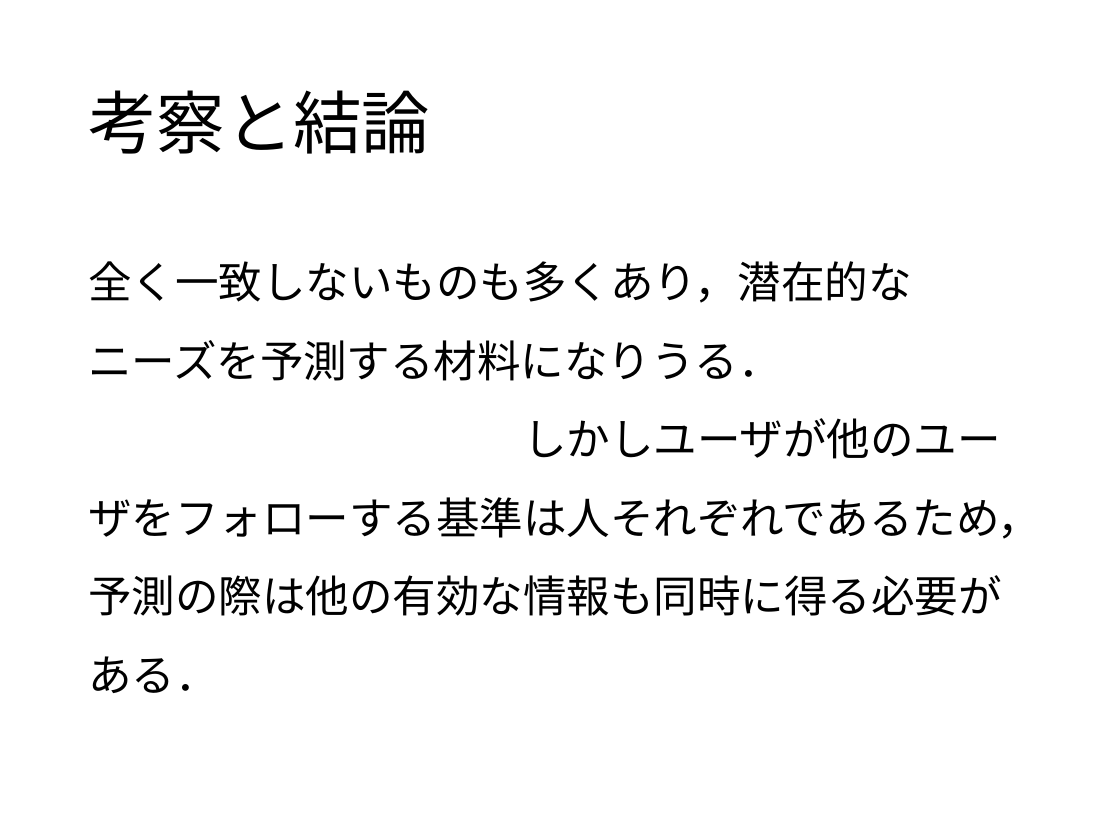
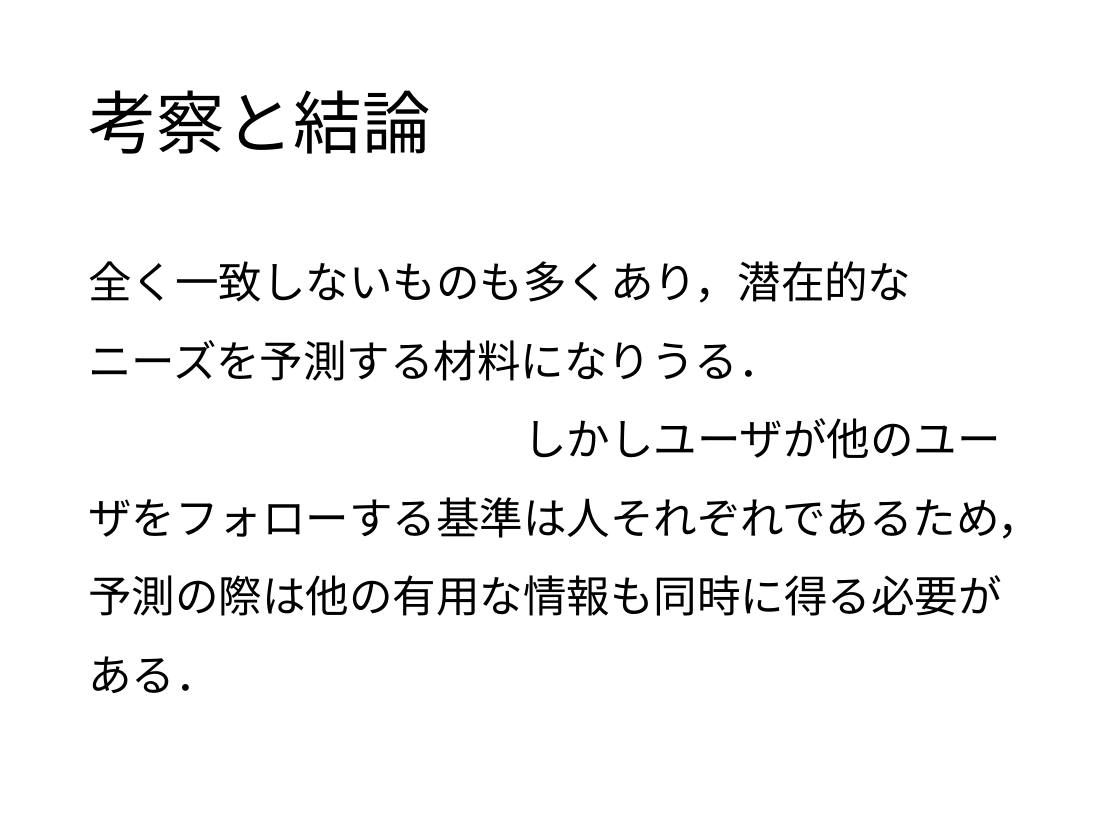
Before and after one commit to keimatsui/kadai, a slide deck: slide 20 of 卒業論文/2014/吉野聡志/最終発表スライド.pptx. Drawn at 1120x840 pixels with LibreOffice and Linux fonts; fonts in the diff are those of the drawing. Boxes give left, top, right and bottom in pixels: in the first picture for what was removed or moved away, otherwise in the second. Text is boxed around its words. In the diff, an @@ line names an element or a change of style, - is before the commit and + after.

```diff
--- a/卒業論文/2014/吉野聡志/最終発表スライド.pptx
+++ b/卒業論文/2014/吉野聡志/最終発表スライド.pptx
@@ text at (x1=88, y1=261, x2=1041, y2=693): text changed @@
-全く一致しないものも多くあり，潜在的な ニーズを予測する材料になりうる． しかしユーザが他のユーザをフォローする基準は人それぞれであるため，予測の際は他の有効な情報も同時に得る必要がある．
+全く一致しないものも多くあり，潜在的な ニーズを予測する材料になりうる． しかしユーザが他のユーザをフォローする基準は人それぞれであるため，予測の際は他の有用な情報も同時に得る必要がある．
```
Also in this commit, not shown: 1 other slide changed.
